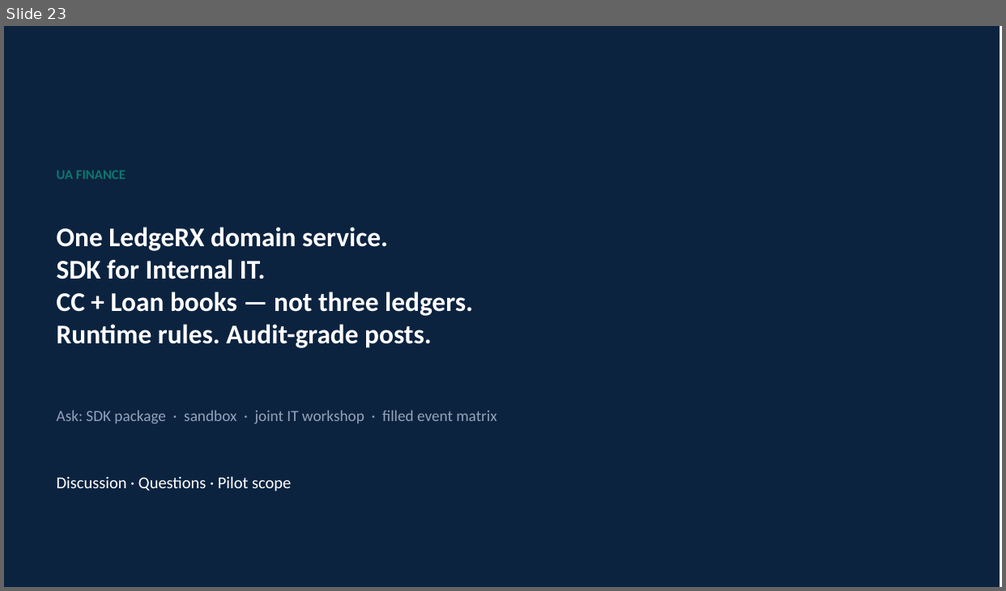
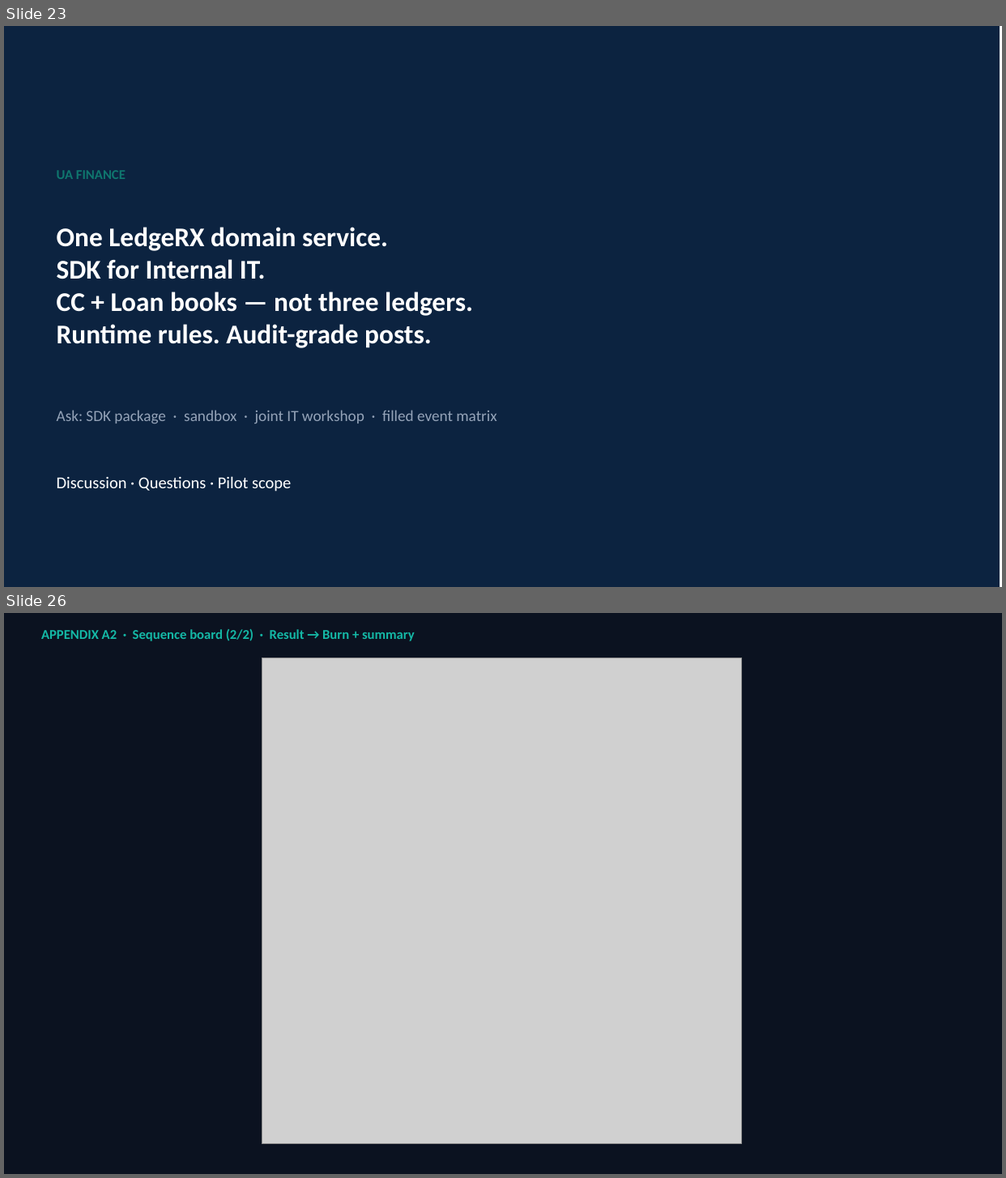
Before and after one commit to yky32/ledger-engine, a slide deck: docs/decks/LedgeRX-Product-Overview.pptx. Shown one above the other, each under a label of ours: slide 23 before the commit, slides 23 and 26 after it; the slides between them are not shown. The pictures are 1006x591 and 1006x1178 pixels, drawn with LibreOffice and Linux fonts; fonts in the diff are those of the drawing; grey boxes stand for pictures. Boxes give left, top, right and bottom in pixels: in the first picture for what was removed or moved away, otherwise in the second. Text is boxed around its words. In the diff, an @@ line names an element or a change of style, - is before the commit and + after.

Commit message:
docs: appendix sequence board split into 2 slides (earn + burn halves)

```diff
--- a/docs/decks/LedgeRX-Product-Overview.pptx
+++ b/docs/decks/LedgeRX-Product-Overview.pptx
@@ slide 26 added at (4, 613, 1002, 1174), background #FFFFFF @@
@@ rectangle added at (4, 613, 1002, 1174), fill #0B1220 @@
@@ text added at (41, 629, 415, 641), 13 pt, text #14B8A6, bold @@
+APPENDIX A2 · Sequence board (2/2) · Result → Burn + summary
@@ picture added at (262, 658, 742, 1144) @@
```
Also in this commit, not shown: 2 other slides added, 7 other files.
